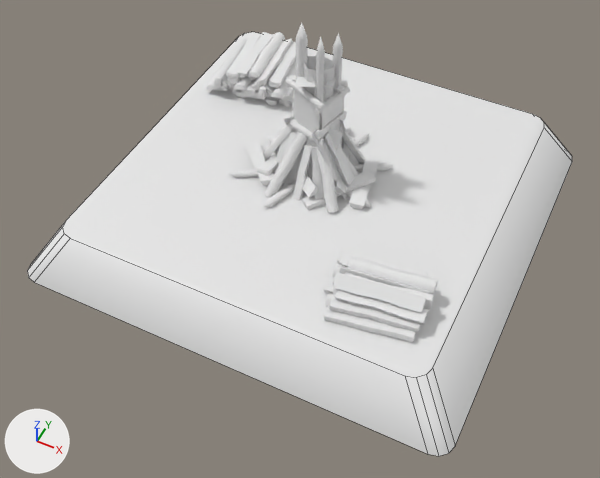
The FBX model Content/Buildings/Meshes/CoalerPile_Construction_Stage1.fbx as it was, and as the next commit left it.
Rendered twice from a camera (50 mm lens) standing at (4.59, -9.9, 10.38) and looking at (0.35, -1.41, -0.23). Every picture has the same lights, and +X, +Y and +Z are marked at lower left. Mesh edges are drawn as thin lines on the coarser meshes. Where no turn or scale is listed for an object, it has been applied to the vertices.

The scene before the commit, as lines of its bpy script (objects in view):
```python
me_cylinder_009 = bpy.data.meshes.new('Cylinder.009')
me_cylinder_009.from_pydata(...)  # 1688 vertices, 1384 faces; spans x -1.5..1.23, y -1.27..1.33, z -0.18..3.07
me_cylinder_009.materials.append(mat_ca_m_coalerpile)
me_cylinder_074 = bpy.data.meshes.new('Cylinder.074')
me_cylinder_074.from_pydata(...)  # 630 vertices, 524 faces; spans x -0.34..1.41, y -0.39..1.17, z -0.33..0.18
me_cylinder_074.materials.append(mat_ca_m_coalerpile)
me_plane_002 = bpy.data.meshes.new('Plane.002')
me_plane_002.from_pydata(...)  # 32 vertices, 17 faces; spans x -3.98..3.98, y -3.79..3.79, z -1.0..0.0
me_plane_002.materials.append(mat_mat_carpentry_ground)  # white #e7e7e7
ob_coalerpile_base_construction_stage1 = bpy.data.objects.new('CoalerPile_Base_Construction_Stage1', me_plane_002)
ob_coalerpile_base_construction_stage1.location = (0.0, 0.0, 0.0)
ob_coalerpile_construction_stage1 = bpy.data.objects.new('CoalerPile_Construction_Stage1', me_cylinder_009)
ob_coalerpile_construction_stage1.location = (0.0, 0.0, 0.0)
ob_coalerpile_constructionwood1_stage1 = bpy.data.objects.new('CoalerPile_ConstructionWood1_Stage1', me_cylinder_074)
ob_coalerpile_constructionwood1_stage1.location = (1.54, -2.56, 0.32)
# also in view: 'CoalerPile_ConstructionWood2_Stage1' at (-2.06, 1.95, 0.31)
```
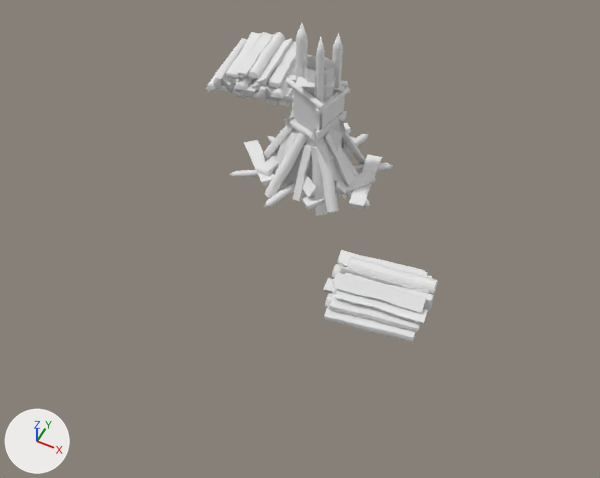
Edits to the scene script, one JSON object a line:
```json
{"op": "remove", "block": "ob_coalerpile_base_construction_stage1", "code": ["ob_coalerpile_base_construction_stage1 = bpy.data.objects.new('CoalerPile_Base_Construction_Stage1', me_plane_002)", "ob_coalerpile_base_construction_stage1.location = (0.0, 0.0, 0.0)"]}
```

Pixel boxes [x1, y1, x2, y2] of what changed, in the pictures (600 x 478 px):
```json
{"object": "CoalerPile_Base_Construction_Stage1", "change": "deleted", "before": [27, 32, 572, 456]}
```
